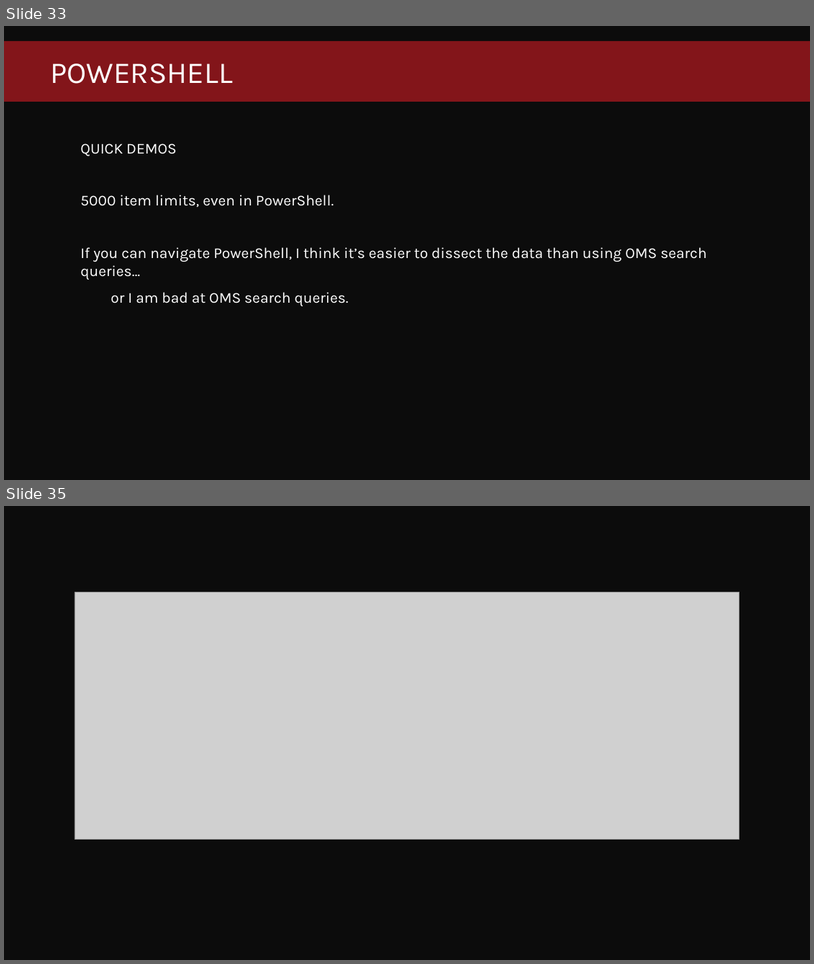
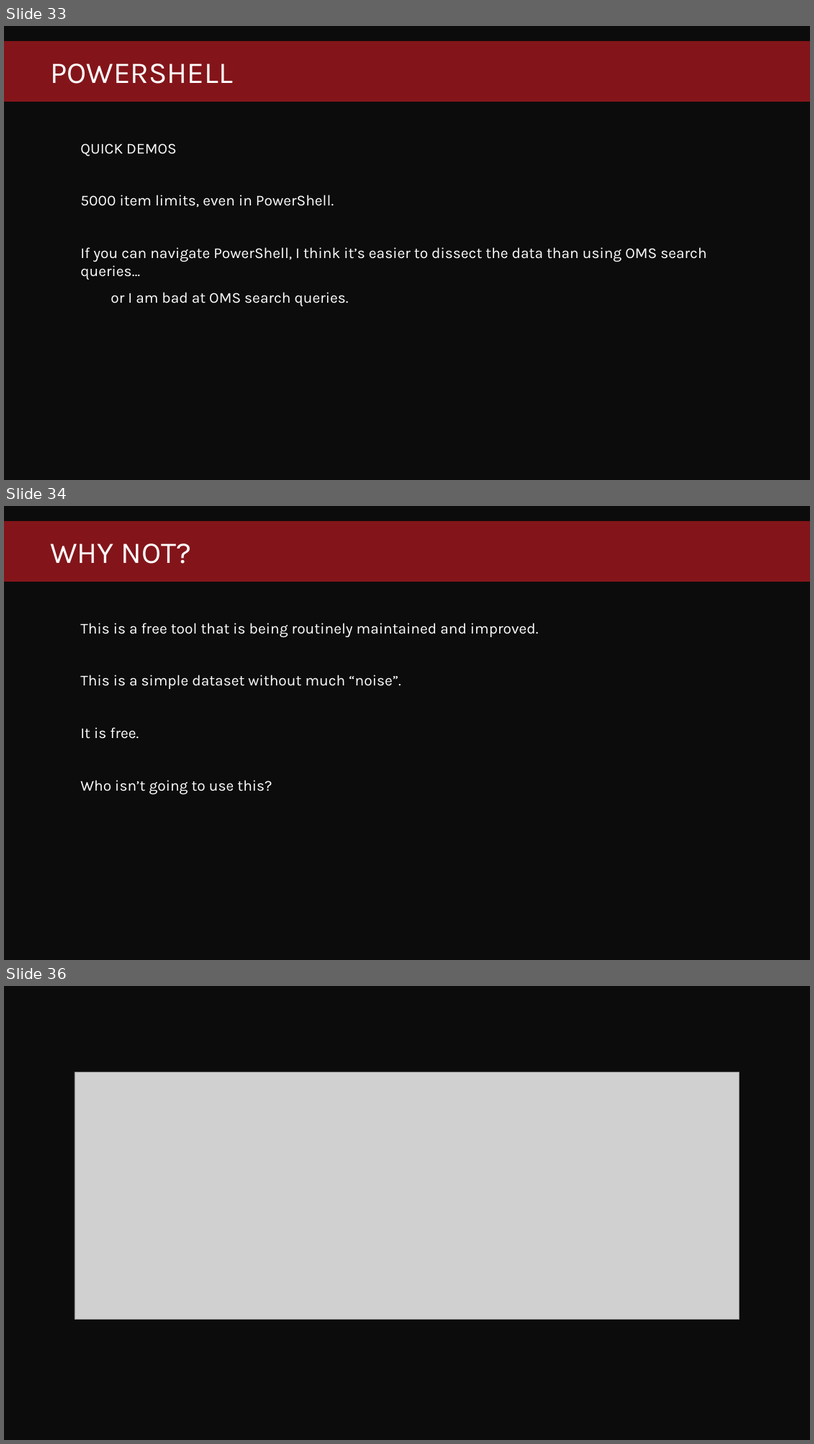
Before and after one commit to fredbainbridge/WindowsUpgradeReadiness, a slide deck: MMS 2017 - Windows Upgrade Readiness.pptx. Shown one above the other, each under a label of ours: slides 33 and 35 before the commit, slides 33, 34 and 36 after it; the slides between them are not shown. The pictures are 814x964 and 814x1444 pixels, drawn with LibreOffice and Linux fonts; fonts in the diff are those of the drawing; grey boxes stand for pictures; background and template pictures are left out. Boxes give left, top, right and bottom in pixels: in the first picture for what was removed or moved away, otherwise in the second. Text is boxed around its words. In the diff, an @@ line names an element or a change of style, - is before the commit and + after.

```diff
--- a/MMS 2017 - Windows Upgrade Readiness.pptx
+++ b/MMS 2017 - Windows Upgrade Readiness.pptx
@@ slide 34 added at bbox=[4, 506, 810, 960], background #0C0C0C; not listed: 1 template element that a slide beside it also shows @@
@@ title added at bbox=[50, 543, 192, 564], 36 pt, text #FFFFFF @@
+WHY NOT?
@@ text added at bbox=[80, 623, 539, 794], 18 pt, text #FFFFFF @@
+  This is a free tool that is being routinely maintained and improved.
+  This is a simple dataset without much “noise”.
+  It is free.
+  Who isn’t going to use this?
@@ what was slide 35 is now slide 36 @@
```
Also in this commit, not shown: 3 slides changed.
